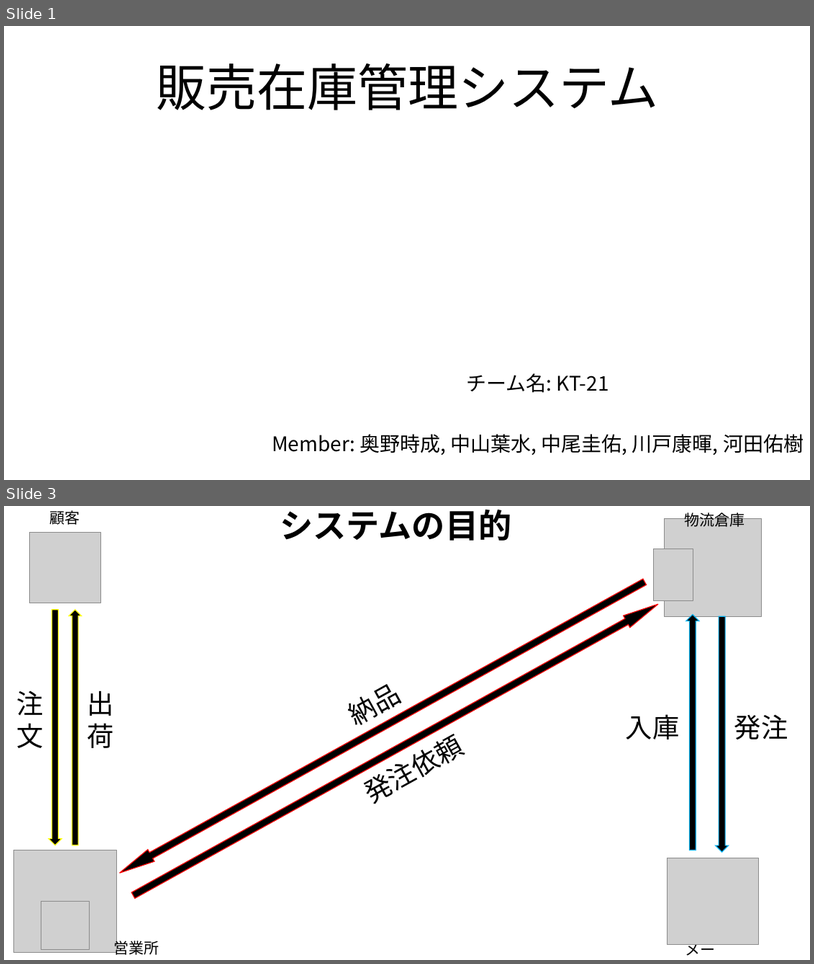
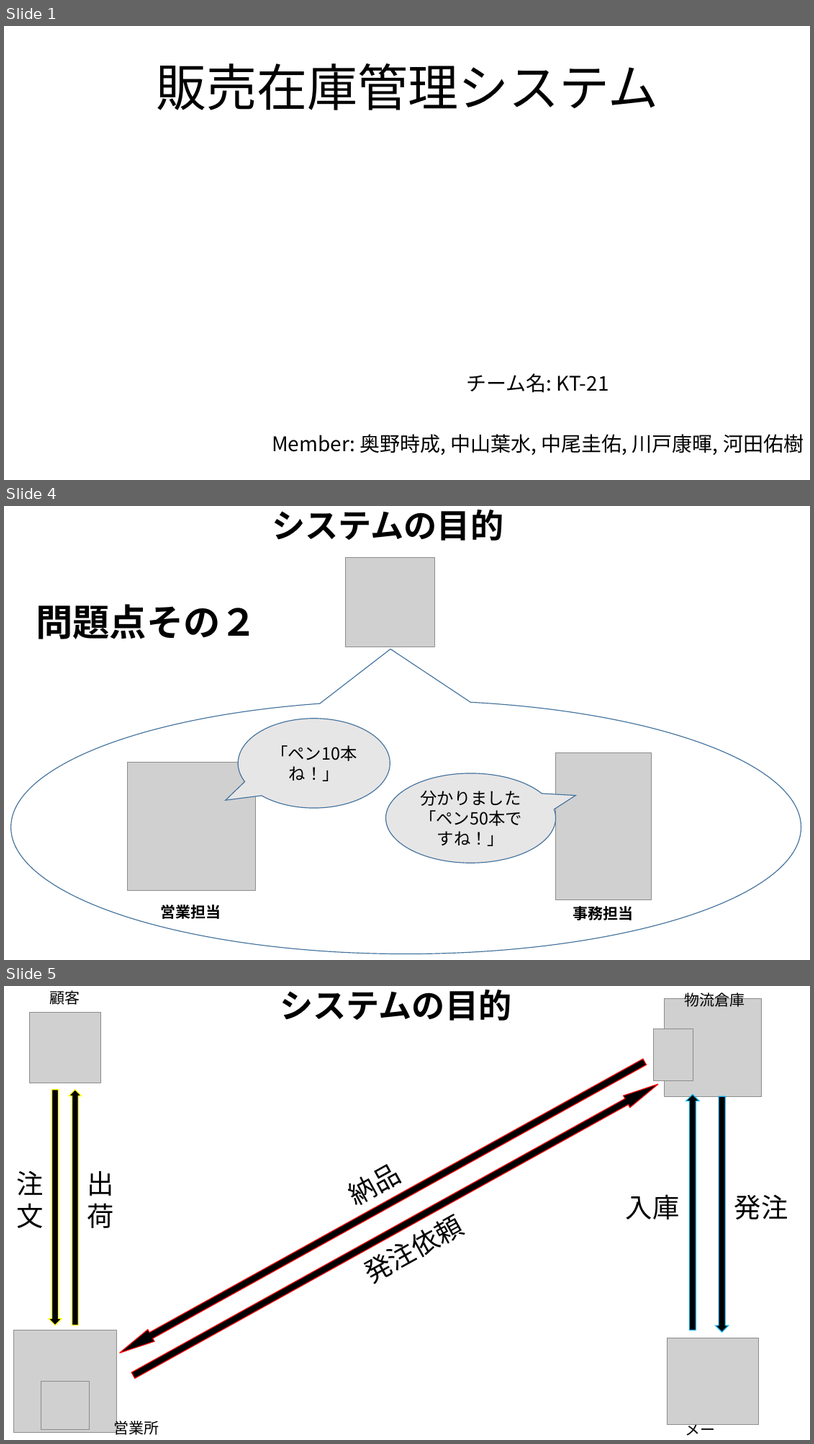
Before and after one commit to Yamanin3/system-devel, a slide deck: 企画発表プレゼンテーション.pptx. Shown one above the other, each under a label of ours: slides 1 and 3 before the commit, slides 1, 4 and 5 after it; the slides between them are not shown. The pictures are 814x964 and 814x1444 pixels, drawn with LibreOffice and Linux fonts; fonts in the diff are those of the drawing; grey boxes stand for pictures; background and template pictures are left out. Boxes give left, top, right and bottom in pixels: in the first picture for what was removed or moved away, otherwise in the second. Text is boxed around its words. In the diff, an @@ line names an element or a change of style, - is before the commit and + after.

Commit message:
問題点スライドを追加

```diff
--- a/企画発表プレゼンテーション.pptx
+++ b/企画発表プレゼンテーション.pptx
@@ slide 4 added at (4, 506, 810, 960), background picture (left out) @@
@@ title added at (272, 509, 504, 541), 39.6 pt, text #000000, bold @@
+システムの目的
@@ picture added at (346, 558, 435, 647) @@
@@ text added at (36, 604, 257, 639), 44 pt, text #000000, bold @@
+問題点その２
@@ speech bubble added at (10, 700, 801, 954), fill #FFFFFF, outline #43739E 1 pt @@
@@ speech bubble added at (238, 718, 390, 808), fill #E7E6E6, outline #43739E 1 pt, 20 pt, text #000000 @@
+「ペン10本ね！」
@@ picture added at (127, 762, 256, 890) @@
@@ picture added at (556, 753, 652, 899) @@
@@ speech bubble added at (386, 773, 556, 863), fill #E7E6E6, outline #43739E 1 pt, 20 pt, text #000000 @@
+分かりました
+「ペン50本ですね！」
@@ text added at (161, 904, 221, 919), 18 pt, text #000000, bold @@
+営業担当
@@ text added at (573, 906, 633, 920), 18 pt, text #000000, bold @@
+事務担当
@@ what was slide 3 is now slide 5 @@
```
Also in this commit, not shown: 1 slide changed, 1 other slide added.
